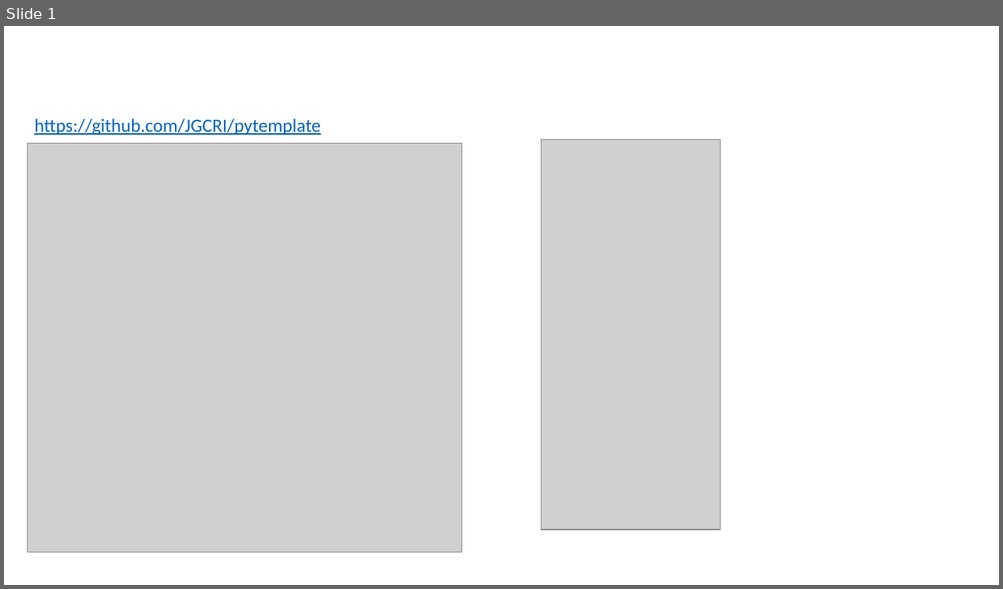
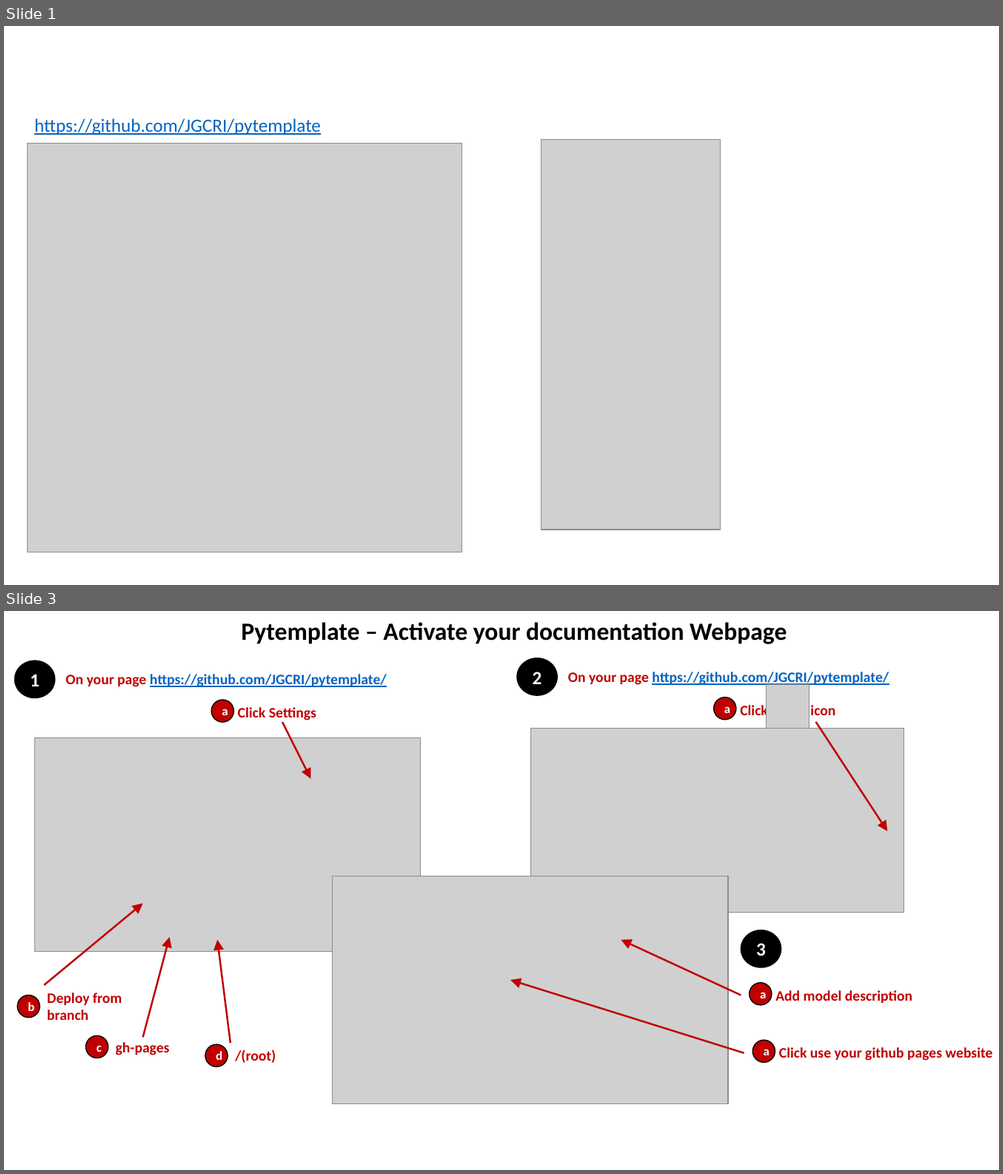
Before and after one commit to JGCRI/pytemplate, a slide deck: extras/figures.pptx. Shown one above the other, each under a label of ours: slide 1 before the commit, slides 1 and 3 after it; the slides between them are not shown. The pictures are 1003x589 and 1003x1174 pixels, drawn with LibreOffice and Linux fonts; fonts in the diff are those of the drawing; grey boxes stand for pictures. Boxes give left, top, right and bottom in pixels: in the first picture for what was removed or moved away, otherwise in the second. Text is boxed around its words. In the diff, an @@ line names an element or a change of style, - is before the commit and + after.

```diff
--- a/extras/figures.pptx
+++ b/extras/figures.pptx
@@ slide 3 added at (4, 611, 999, 1170), background #FFFFFF @@
@@ text added at (241, 622, 786, 644), 24 pt, text #000000, bold @@
+Pytemplate – Activate your documentation Webpage
@@ ellipse added at (14, 661, 55, 698), fill #000000, outline #000000 1 pt, 18 pt, text #FFFFFF, bold @@
+1
@@ text added at (65, 674, 387, 687), 14 pt, text #0563C1, bold, underline @@
+On your page https://github.com/JGCRI/pytemplate/
@@ ellipse added at (518, 658, 558, 695), fill #000000, outline #000000 1 pt, 18 pt, text #FFFFFF, bold @@
+2
@@ text added at (568, 672, 888, 686), 14 pt, text #0563C1, bold, underline @@
+On your page https://github.com/JGCRI/pytemplate/
@@ ellipse added at (714, 698, 736, 720), fill #C00000, outline #000000 1 pt, 12 pt, text #FFFFFF, bold @@
+a
@@ picture added at (765, 685, 809, 728) @@
@@ ellipse added at (211, 700, 234, 722), fill #C00000, outline #000000 1 pt, 12 pt, text #FFFFFF, bold @@
+a
@@ text added at (238, 707, 316, 721), 14 pt, text #C00000, bold @@
+Click Settings
@@ text added at (740, 703, 835, 719), 14 pt, text #C00000, bold @@
+Click icon
@@ picture added at (34, 738, 421, 952) @@
@@ arrow added from (282, 722) to (310, 779), #C00000 1.75 pt @@
@@ picture added at (531, 728, 903, 912) @@
@@ arrow added from (816, 722) to (888, 831), #C00000 1.75 pt @@
@@ picture added at (333, 876, 728, 1104) @@
@@ arrow added from (44, 985) to (143, 903), #C00000 1.75 pt @@
@@ arrow added from (143, 1038) to (170, 938), #C00000 1.75 pt @@
@@ arrow added from (230, 1044) to (217, 940), #C00000 1.75 pt @@
@@ arrow added from (741, 995) to (621, 940), #C00000 1.75 pt @@
@@ ellipse added at (741, 931, 782, 968), fill #000000, outline #000000 1 pt, 18 pt, text #FFFFFF, bold @@
+3
@@ arrow added from (744, 1054) to (511, 980), #C00000 1.75 pt @@
@@ ellipse added at (749, 983, 771, 1005), fill #C00000, outline #000000 1 pt, 12 pt, text #FFFFFF, bold @@
+a
@@ ellipse added at (17, 995, 40, 1017), fill #C00000, outline #000000 1 pt, 12 pt, text #FFFFFF, bold @@
+b
@@ text added at (47, 993, 122, 1020), 14 pt, text #C00000, bold @@
+Deploy from
+branch
@@ text added at (775, 991, 912, 1003), 14 pt, text #C00000, bold @@
+Add model description
@@ ellipse added at (86, 1037, 108, 1059), fill #C00000, outline #000000 1 pt, 12 pt, text #FFFFFF, bold @@
+c
@@ text added at (116, 1042, 170, 1056), 14 pt, text #C00000, bold @@
+gh-pages
@@ ellipse added at (205, 1045, 227, 1067), fill #C00000, outline #000000 1 pt, 12 pt, text #FFFFFF, bold @@
+d
@@ text added at (235, 1050, 276, 1063), 14 pt, text #C00000, bold @@
+/(root)
@@ ellipse added at (752, 1041, 775, 1063), fill #C00000, outline #000000 1 pt, 12 pt, text #FFFFFF, bold @@
+a
@@ text added at (779, 1048, 993, 1061), 14 pt, text #C00000, bold @@
+Click use your github pages website
```
Also in this commit, not shown: 1 other slide added, 6 other files.
